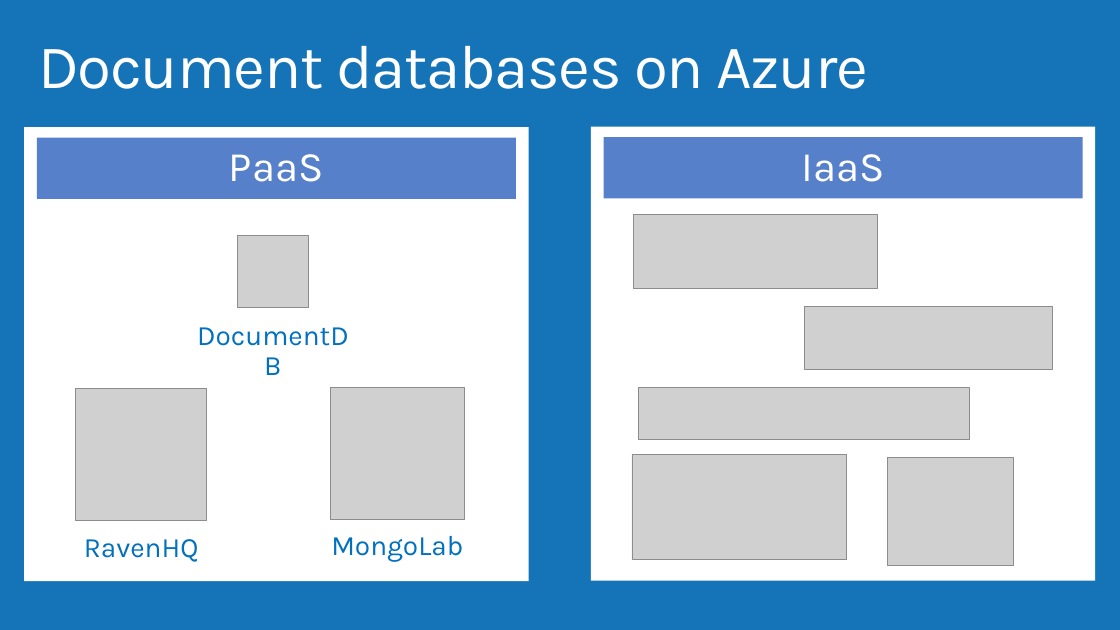
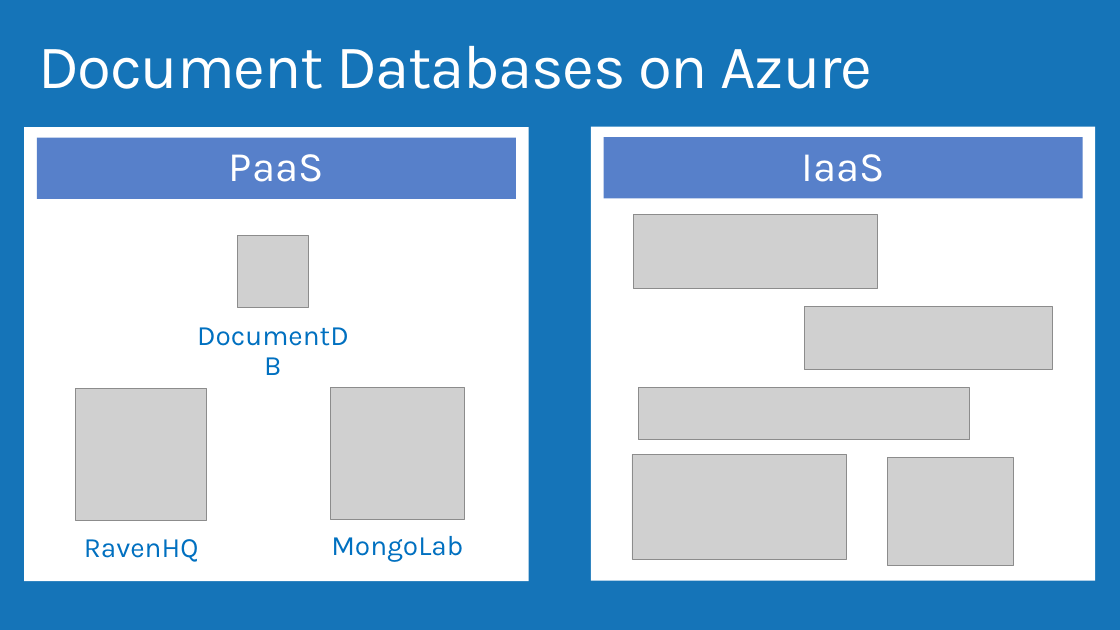
Before and after one commit to AzureCAT-GSI/Modern-Apps, a slide deck: slide 27 of Architecting for Modern Cloud Applications.pptx. Drawn at 1120x630 pixels with LibreOffice and Linux fonts; fonts in the diff are those of the drawing; grey boxes stand for pictures; background and template pictures are left out. Boxes give left, top, right and bottom in pixels: in the first picture for what was removed or moved away, otherwise in the second. Text is boxed around its words. In the diff, an @@ line names an element or a change of style, - is before the commit and + after.

```diff
--- a/Architecting for Modern Cloud Applications.pptx
+++ b/Architecting for Modern Cloud Applications.pptx
@@ title at (x1=38, y1=46, x2=873, y2=89): text changed @@
-Document databases on Azure
+Document Databases on Azure
```
Also in this commit, not shown: 10 other slides changed, 1 slide added, 1 slide removed.
